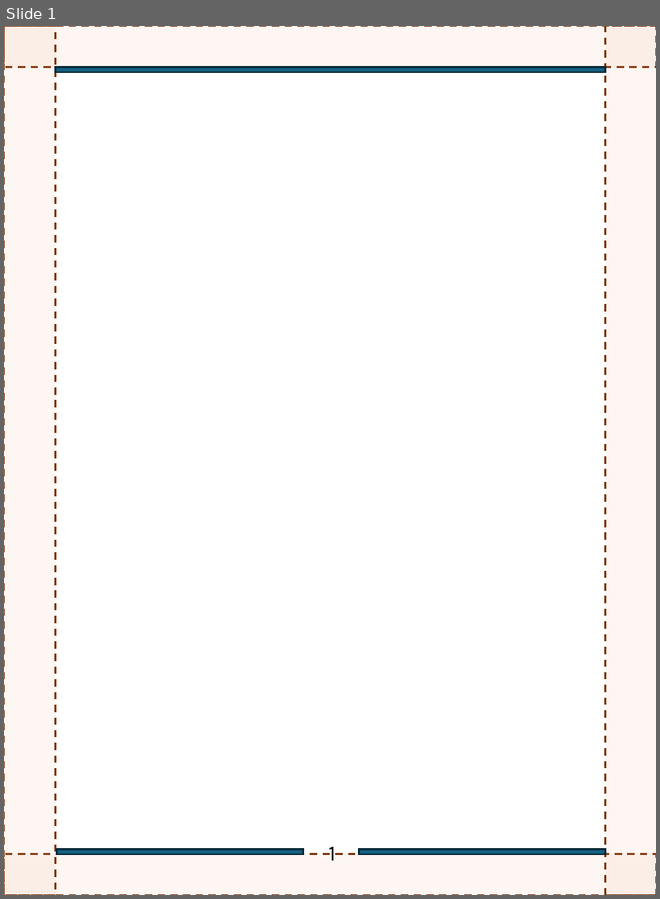
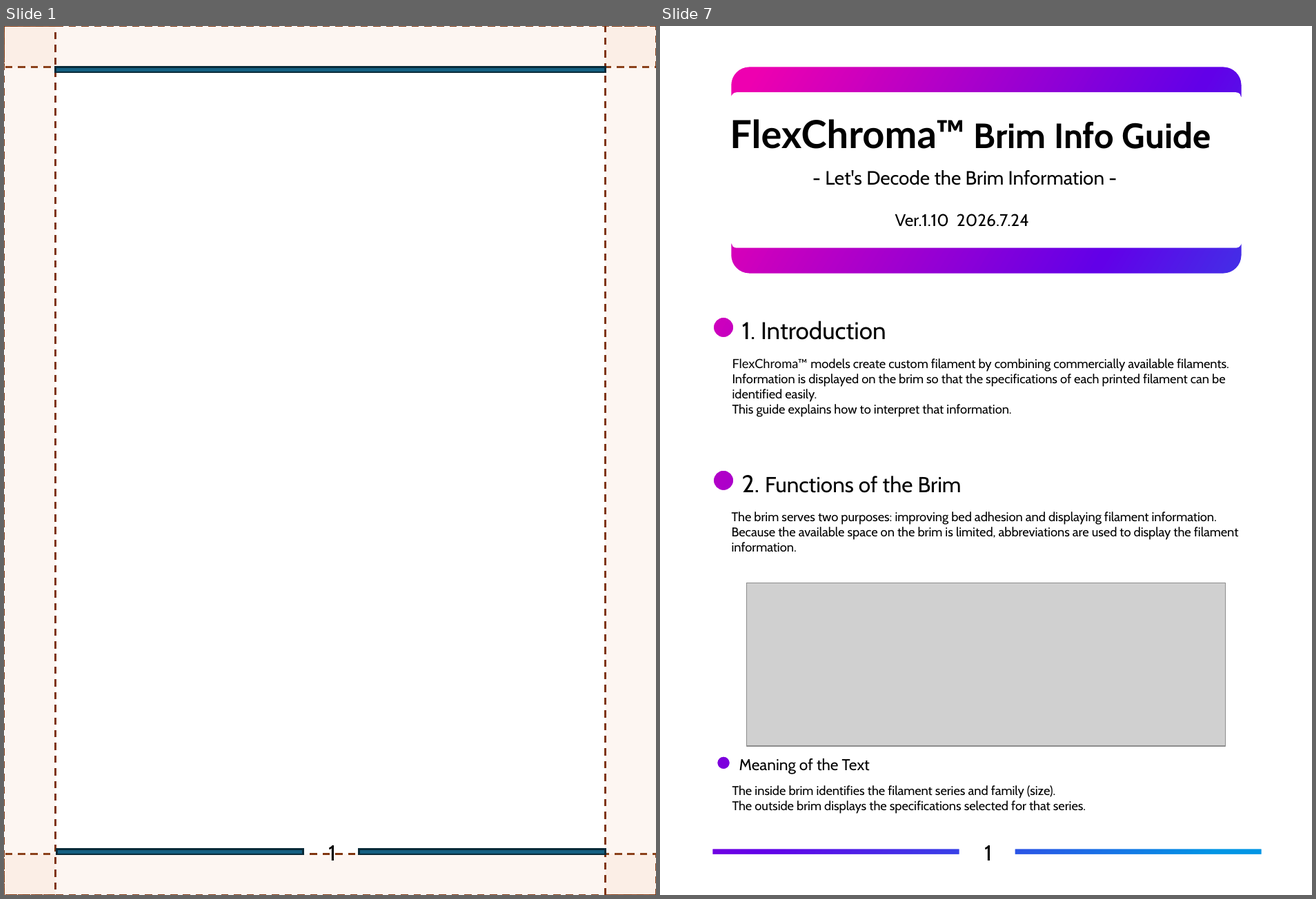
Before and after one commit to FlexChromaHQ/FlexChroma, a slide deck: Documents/Original/FlexChroam_Brim_Information_Guide-EN.pptx. Shown side by side, each under a label of ours: slide 1 before the commit, slides 1 and 7 after it; the slides between them are not shown. The pictures are 660x899 and 1316x899 pixels, drawn with LibreOffice and Linux fonts; fonts in the diff are those of the drawing; grey boxes stand for pictures. Boxes give left, top, right and bottom in pixels: in the first picture for what was removed or moved away, otherwise in the second. Text is boxed around its words. In the diff, an @@ line names an element or a change of style, - is before the commit and + after.

```diff
--- a/Documents/Original/FlexChroam_Brim_Information_Guide-EN.pptx
+++ b/Documents/Original/FlexChroam_Brim_Information_Guide-EN.pptx
@@ slide 7 added at [660,26,1312,895], background #FFFFFF @@
@@ freeform shape added at [660,26,1312,895], fill #FFFFFF @@
@@ rectangle added at [663,30,1309,891], fill gradient #EE00B0 to #6200E8 to #0095E5 @@
@@ text added at [730,119,1211,149], 29 pt, text #000000, bold @@
+FlexChroma™ Brim Info Guide
@@ text added at [825,170,1104,185], 16 pt, text #000000 @@
+- Let's Decode the Brim Information -
@@ text added at [895,214,1029,227], 14 pt, text #000000 @@
+Ver.1.10 2026.7.24
@@ text added at [742,321,886,340], 20 pt, text #000000 @@
+1. Introduction
@@ text added at [732,359,1229,417], 10.5 pt, text #000000 @@
+FlexChroma™ models create custom filament by combining commercially available filaments.
+Information is displayed on the brim so that the specifications of each printed filament can be identified easily.
+This guide explains how to interpret that information.
@@ text added at [742,475,962,493], 18 pt, text #000000 @@
+2. Functions of the Brim
@@ text added at [732,512,1239,552], 10.5 pt, text #000000 @@
+The brim serves two purposes: improving bed adhesion and displaying filament information.
+Because the available space on the brim is limited, abbreviations are used to display the filament information.
@@ picture added at [747,584,1226,747] @@
@@ text added at [732,759,1086,814], 10.5 pt, text #000000 @@
+Meaning of the Text
+The inside brim identifies the filament series and family (size).
+The outside brim displays the specifications selected for that series.
@@ text added at [984,846,992,861], 18 pt, text #000000 @@
+1
@@ slide 1 changed as well @@
@@ text "1" at [328,846,336,861]: font Karla to Cabin @@
```
Also in this commit, not shown: 4 other slides changed, 5 other slides added, 2 slides removed, 2 other files.
